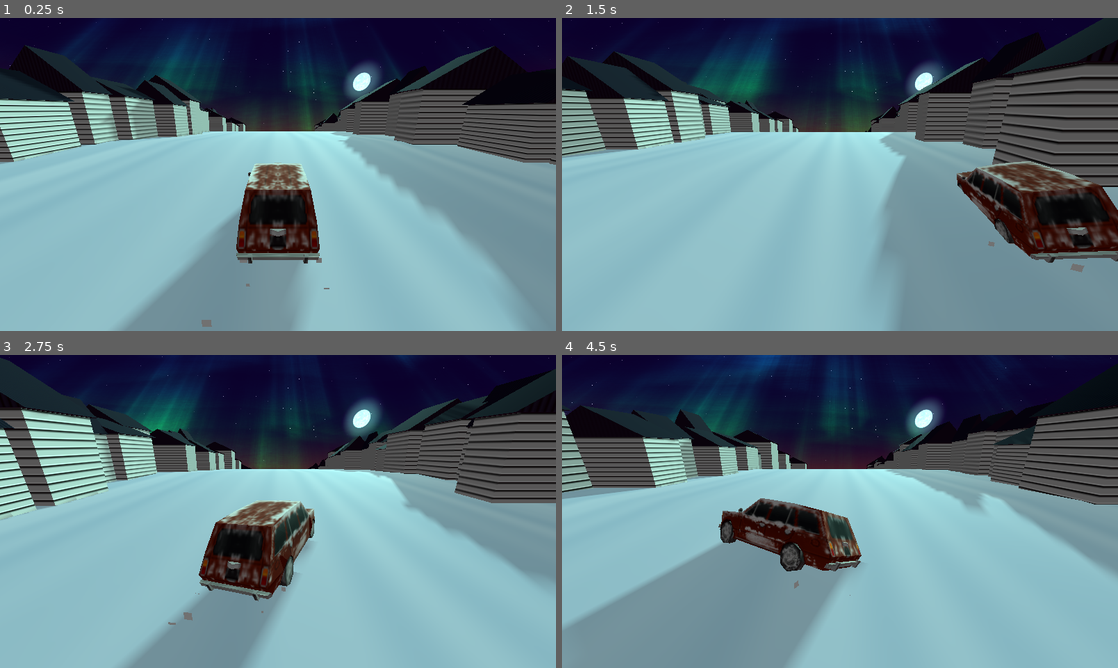
Above: before the commit, frames 1-4 (two rows, left to right).
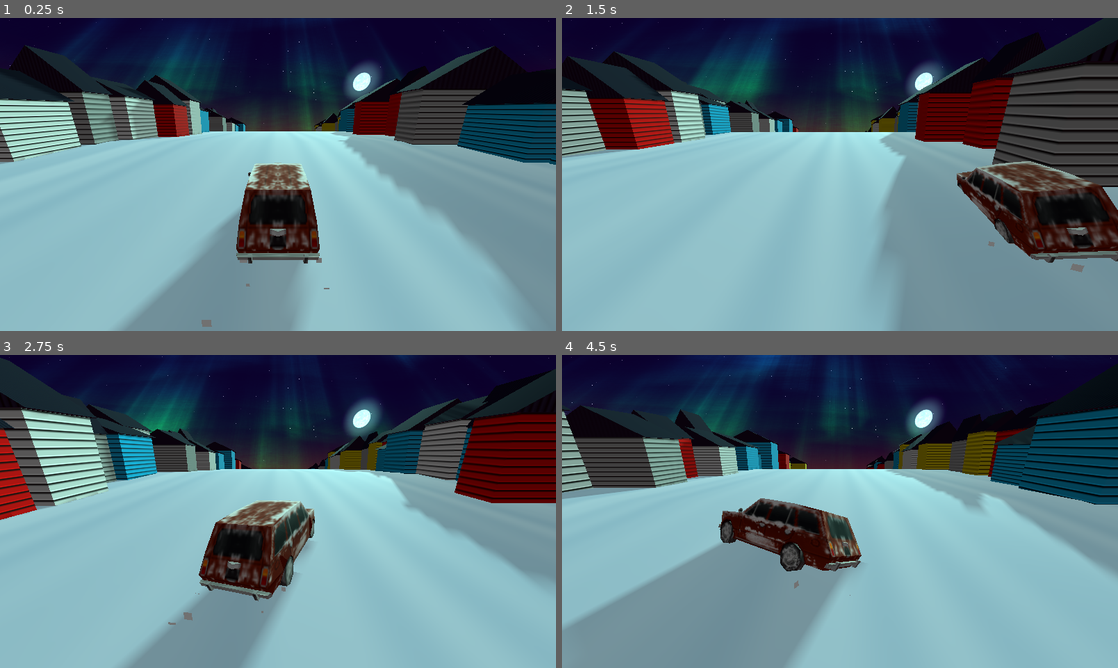
Above: after the commit, the same moments.

Repository: bjornarprytz/waves
Game: Godot game, scene res://main.tscn
Two runs of this game, one before a commit and one after it. Both use one fixed random seed, a clock stepped at 60 frames per second and the inputs below.
Inputs:
- Up to frame 1 (0.25 s): no input
- Up to frame 2 (1.5 s): hold Right (ui_right) 0.53-1.28 s; hold Left (ui_left) from 1.28 s (still down)
- Up to frame 3 (2.75 s): release Left (ui_left) at 2.03 s; hold Right (ui_right) from 2.03 s (still down)
- Up to frame 4 (4.5 s): release Right (ui_right) at 3.53 s; hold Left (ui_left) from 3.53 s (still down)

The runs differ from the first frame. In frame 1, 5.5% of the frame differs, in the area x 12-100%, y 23-47%; in frame 2, 6.7%; in frame 3, 8.2%, in the area x 0-100%, y 18-53%; in frame 4, 8.2%.

Commit message:
random color houses

Diff:
--- a/src/building.gd
+++ b/src/building.gd
@@ -18,3 +18,21 @@
 	var roof_height = randf_range(0.69, 1.29)
 	roof.scale = Vector3(width * 1.1, roof_height, length * 1.1)
 	roof.position = Vector3(0, height * 0.5 + roof_height * 0.5, 0)
+
+	# Set random color for each house
+	var house_colors = [
+		Color.from_string("16C5FF", Color.PINK),
+		Color.from_string("FFE100", Color.PINK),
+		Color.from_string("FF0400", Color.PINK),
+		Color.WHITE,
+		Color.GRAY
+		#Color.from_string("42D03D", Color.PINK)
+	]
+
+	var random_color = house_colors[randi() % house_colors.size()]
+
+	# Get the shader material and duplicate it so each instance has its own
+	var mat = house.mesh.surface_get_material(0).duplicate() as StandardMaterial3D
+	mat.albedo_color = random_color
+	# Use set_surface_override_material on the MeshInstance3D, not the mesh
+	house.set_surface_override_material(0, mat)
--- a/src/building.gdshader
+++ b/src/building.gdshader
@@ -1,11 +1,15 @@
 shader_type spatial;
 
+uniform sampler2D albedo_texture : source_color;
 uniform vec4 edge_color : source_color = vec4(0.0, 1.0, 1.0, 1.0);
 uniform vec4 base_color : source_color = vec4(0.1, 0.0, 0.2, 1.0);
 uniform float edge_thickness : hint_range(0.0, 1.0) = 0.3;
 uniform float edge_glow : hint_range(0.0, 5.0) = 2.0;
 
 void fragment() {
+    // Sample the texture
+    vec4 texture_color = texture(albedo_texture, UV);
+
     // Get the normal in view space
     vec3 normal = normalize(NORMAL);
     vec3 view = normalize(VIEW);
@@ -14,8 +18,11 @@
     float fresnel = 1.0 - abs(dot(normal, view));
     fresnel = pow(fresnel, 1.0 / edge_thickness);
 
+    // Combine texture with base color and instance color
+    vec3 tinted_base = texture_color.rgb * base_color.rgb * COLOR.rgb;
+
     // Mix base color with edge color based on fresnel
-    vec3 final_color = mix(base_color.rgb, edge_color.rgb, fresnel);
+    vec3 final_color = mix(tinted_base, edge_color.rgb, fresnel);
 
     // Add emission to edges for glow
     ALBEDO = final_color;
Not shown, changed: readme.md
